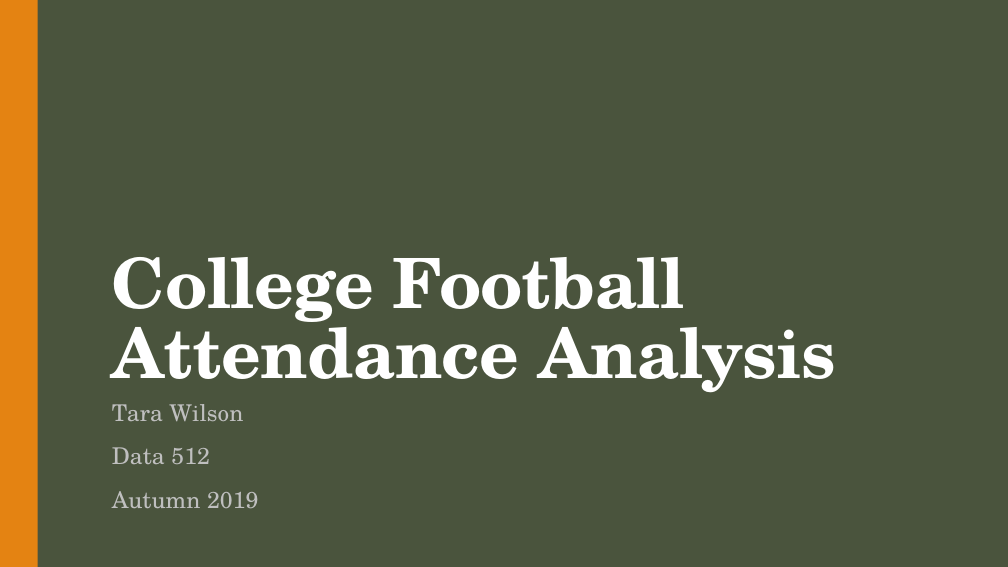
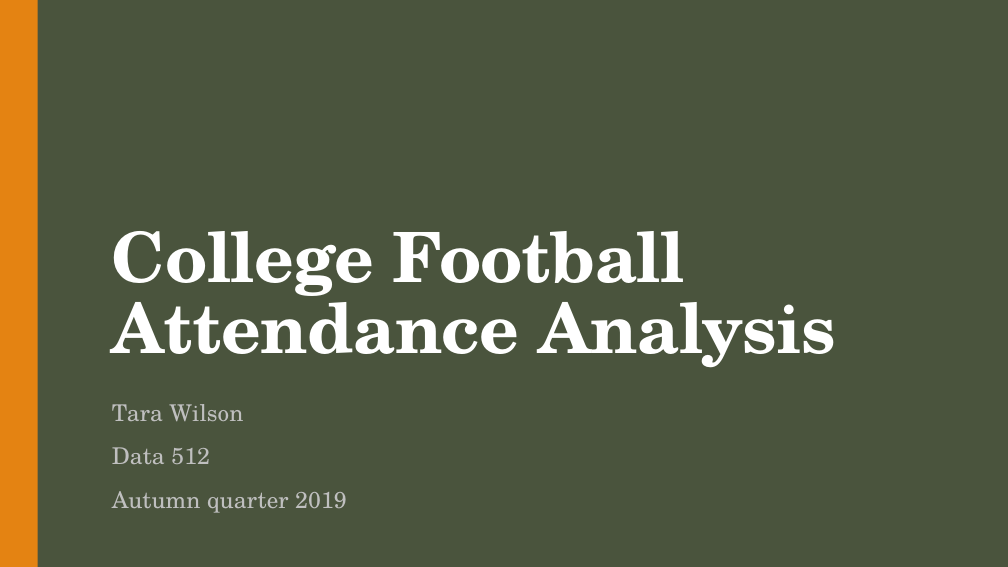
Before and after one commit to TaraWilson17/data512, a slide deck: slide 1 of final_project/project_deliverables/final_presentation_deck.pptx. Drawn at 1008x567 pixels with LibreOffice and Linux fonts; fonts in the diff are those of the drawing. Boxes give left, top, right and bottom in pixels: in the first picture for what was removed or moved away, otherwise in the second. Text is boxed around its words. In the diff, an @@ line names an element or a change of style, - is before the commit and + after.

```diff
--- a/final_project/project_deliverables/final_presentation_deck.pptx
+++ b/final_project/project_deliverables/final_presentation_deck.pptx
@@ title "College Football Attendance Analysis": place and size @@
-title "College Football Attendance Analysis" at bbox=[112, 257, 836, 393]
+title "College Football Attendance Analysis" at bbox=[112, 231, 836, 368]
@@ subtitle at bbox=[112, 491, 347, 513]: text changed @@
-Autumn 2019
+Autumn quarter 2019
```
Also in this commit, not shown: 3 other slides changed, 4 slides added, 2 other files.
